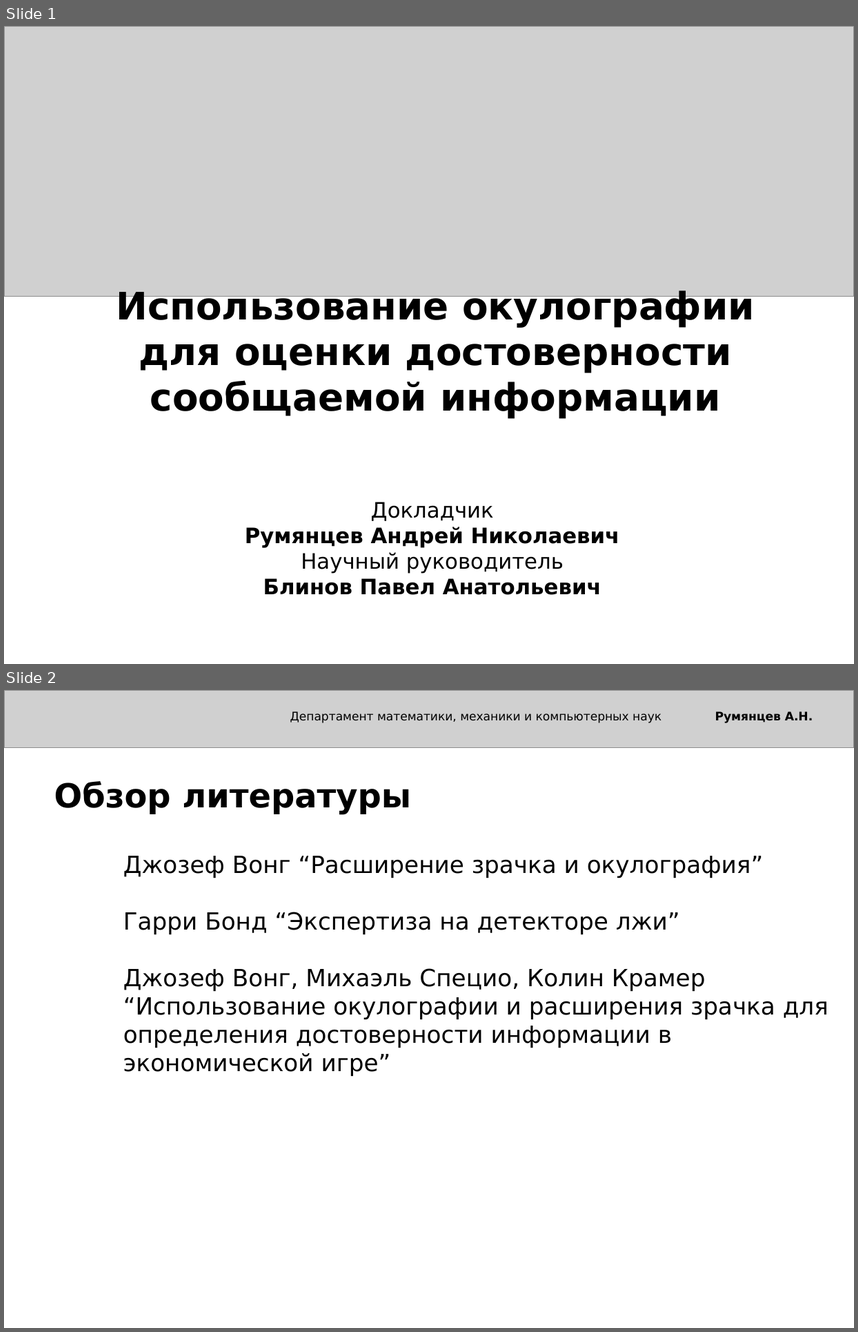
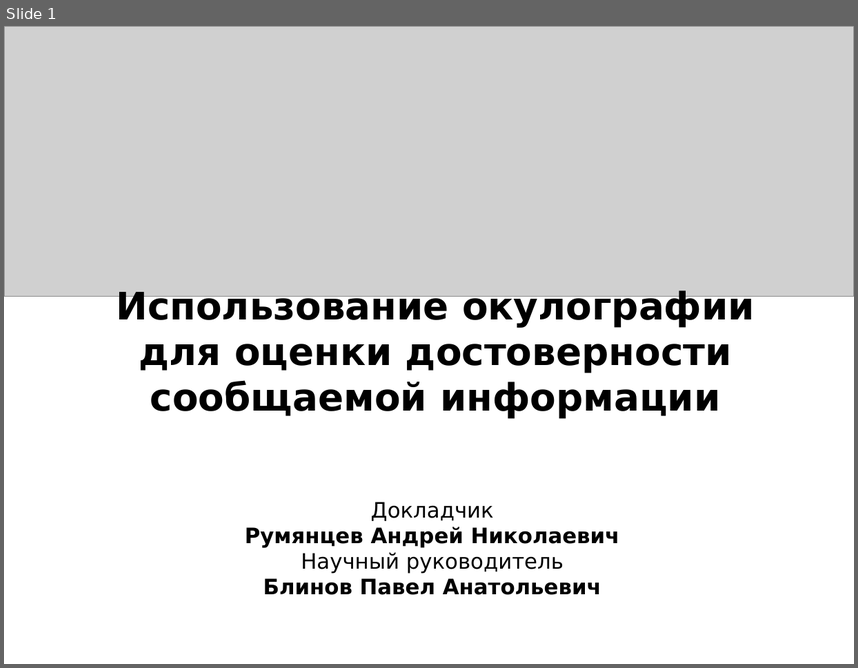
Before and after one commit to anssar/eye-tracking, a slide deck: Presentation.ppt. Shown one above the other, each under a label of ours: slides 1 and 2 before the commit, slide 1 after it. The pictures are 858x1332 and 858x668 pixels, drawn with LibreOffice and Linux fonts; fonts in the diff are those of the drawing; grey boxes stand for pictures. Boxes give left, top, right and bottom in pixels: in the first picture for what was removed or moved away, otherwise in the second. Text is boxed around its words. In the diff, an @@ line names an element or a change of style, - is before the commit and + after.

```diff
--- a/Presentation.ppt
+++ b/Presentation.ppt
@@ slide 2 removed at <box>4,690,854,1328</box>, background #FFFFFF @@
@@ picture removed at <box>4,690,854,748</box> @@
@@ text removed at <box>290,711,813,723</box> @@
-Департамент математики, механики и компьютерных наук Румянцев А.Н.
@@ text removed at <box>54,781,411,815</box> @@
-Обзор литературы
@@ text removed at <box>123,856,829,1076</box> @@
-  Джозеф Вонг “Расширение зрачка и окулография”
-  Гарри Бонд “Экспертиза на детекторе лжи”
-  Джозеф Вонг, Михаэль Специо, Колин Крамер “Использование окулографии и расширения зрачка для определения достоверности информации в экономической игре”
```
Also in this commit, not shown: 1 other slide removed, 1 other file.
